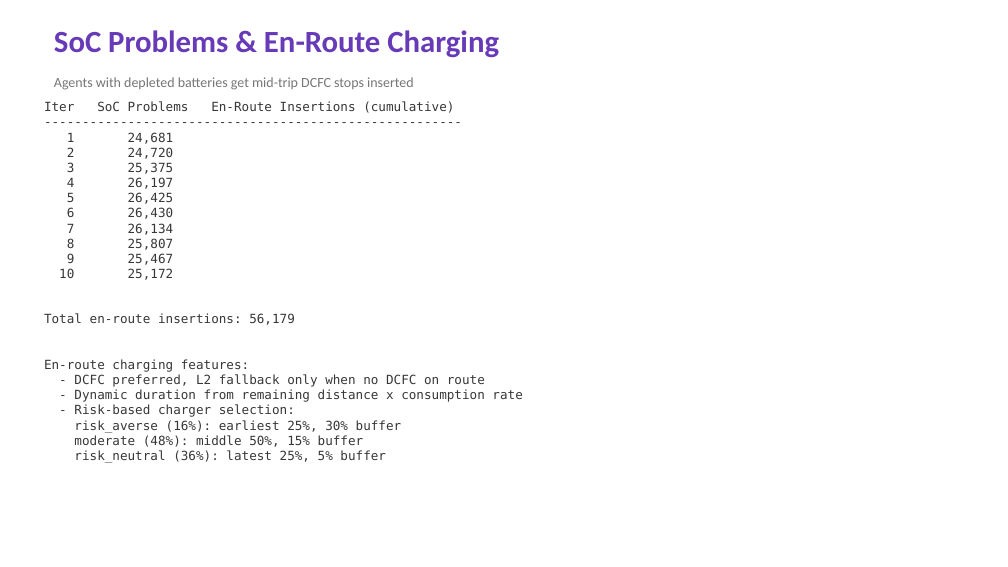
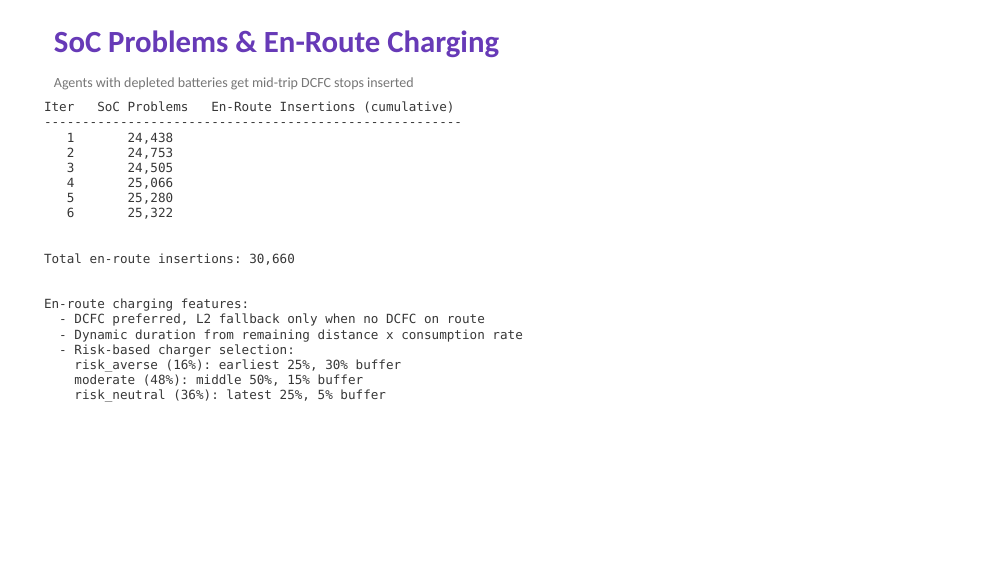
Before and after one commit to Tomal121186621/UrbanEV-MATSim-Maryland, a slide deck: slide 4 of UrbanEV_Results.pptx. Drawn at 1008x567 pixels with LibreOffice and Linux fonts; fonts in the diff are those of the drawing. Boxes give left, top, right and bottom in pixels: in the first picture for what was removed or moved away, otherwise in the second. Text is boxed around its words. In the diff, an @@ line names an element or a change of style, - is before the commit and + after.

```diff
--- a/UrbanEV_Results.pptx
+++ b/UrbanEV_Results.pptx
@@ text at [44, 132, 295, 265]: text changed @@
-1 24,681
-2 24,720
-3 25,375
-4 26,197
-5 26,425
-6 26,430
-7 26,134
-8 25,807
-9 25,467
-10 25,172
-Total en-route insertions: 56,179
+1 24,438
+2 24,753
+3 24,505
+4 25,066
+5 25,280
+6 25,322
+Total en-route insertions: 30,660
```
Also in this commit, not shown: 6 other slides changed, 16 other files.
